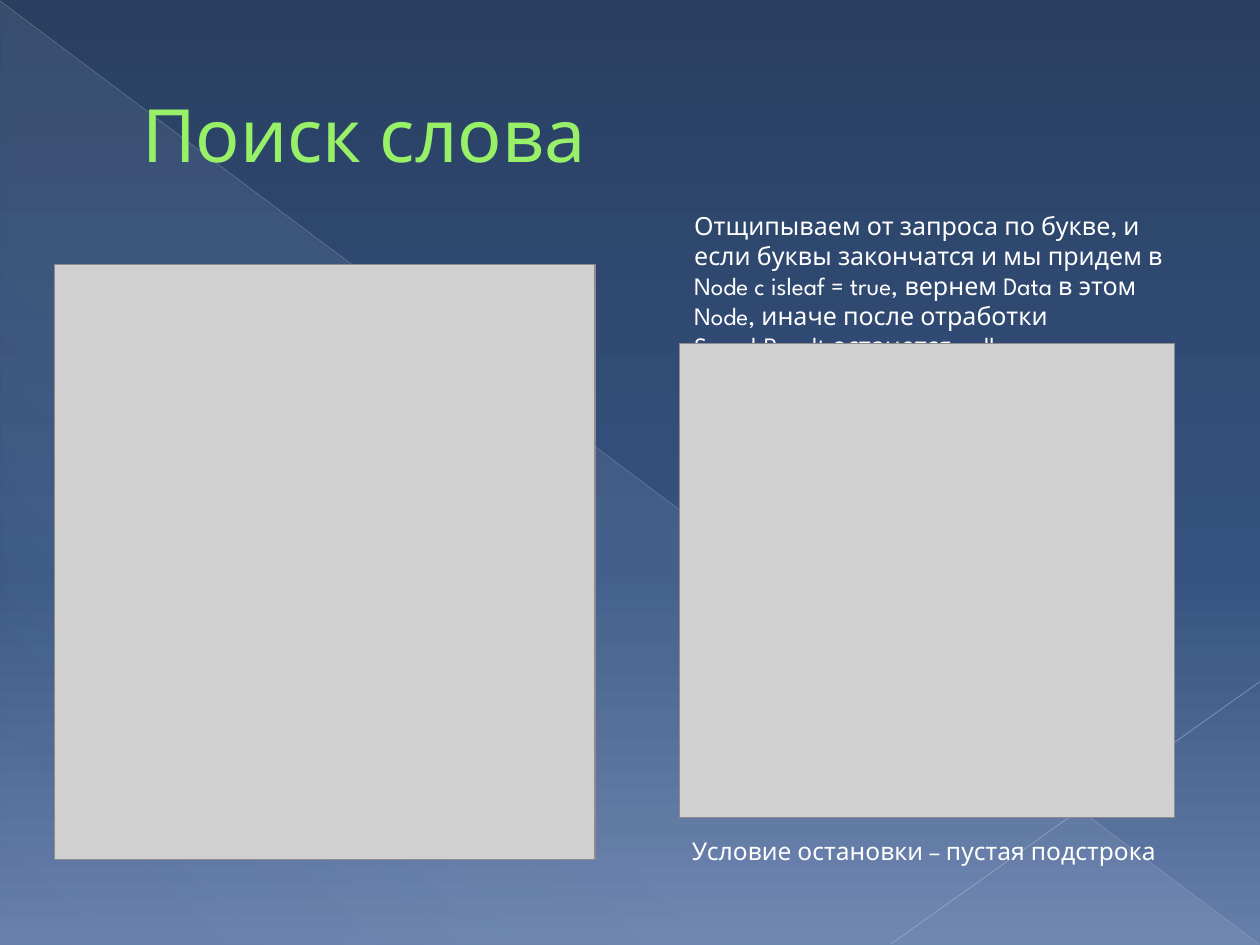
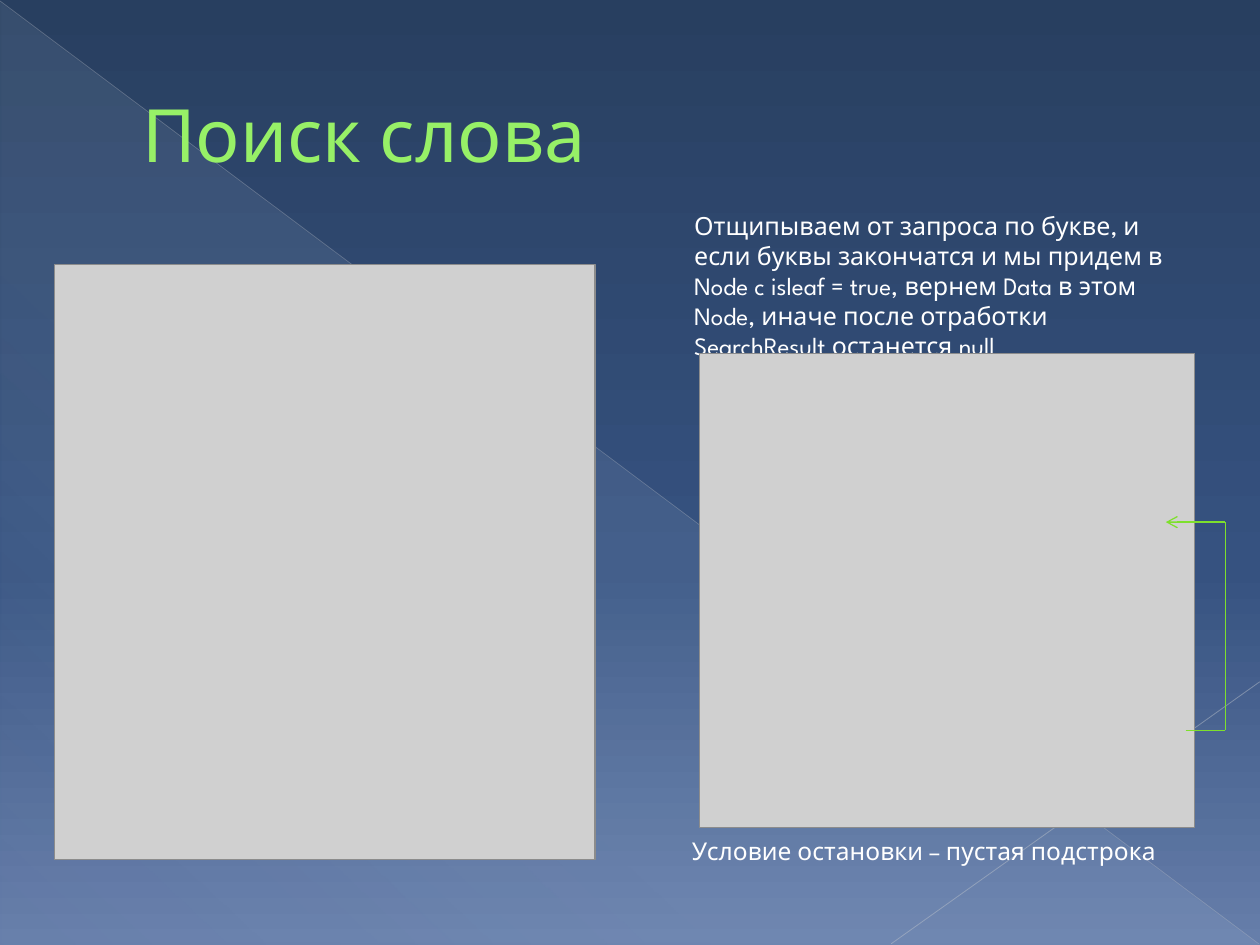
Before and after one commit to dekabrsky/prefixTree, a slide deck: slide 6 of 26.pptx. Drawn at 1260x945 pixels with LibreOffice and Linux fonts; fonts in the diff are those of the drawing; grey boxes stand for pictures. Boxes give left, top, right and bottom in pixels: in the first picture for what was removed or moved away, otherwise in the second. Text is boxed around its words. In the diff, an @@ line names an element or a change of style, - is before the commit and + after.

```diff
--- a/26.pptx
+++ b/26.pptx
@@ picture: place and size @@
-picture at bbox=[679, 344, 1174, 818]
+picture at bbox=[699, 354, 1194, 828]
@@ arrow added from (1225, 522) to (1166, 522), #7EE02C 0.75 pt @@
@@ line added from (1225, 731) to (1225, 522), #7EE02C 0.75 pt @@
@@ line added from (1186, 731) to (1225, 731), #7EE02C 0.75 pt @@
```
Also in this commit, not shown: 4 other slides changed, 1 slide added, 1 slide removed, 9 other files.
